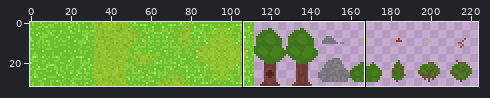
Pixel-art file -- graphics/tile_forest_ground.aseprite. Above: a wide view before the commit, with the close-up outlined.
Close-up. Earlier state:
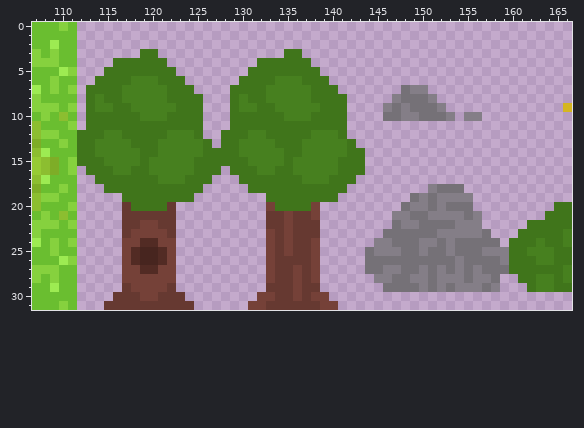
224x32 pixels, 1 frame. Shown: x 107..166, y 0..31.
New version:
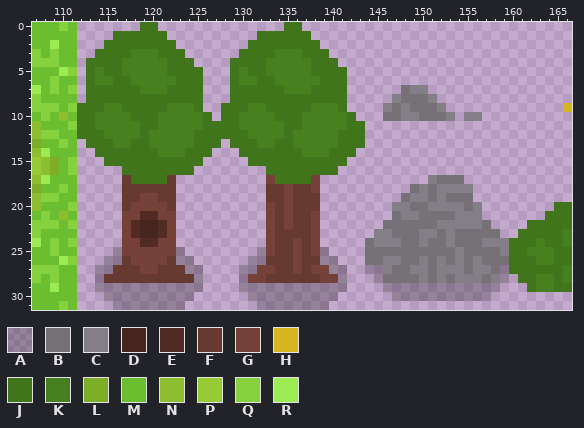
Palette (. is transparent): A #0000003e  B #757177  C #847e87  D #47251f  E #522b24  F #663931  G #754138  H #d5b621  J #40751b  K #47801f  L #7ead27  M #6abe30  N #8cbe30  P #96cb34  Q #86d13e  R #9deb52
Diff:
Changed rows in their new state; - is an unchanged pixel.
first column x 112:
 0 -------JJ--------------JJ-----------------------
 1 ----JJJJJJ----------JJJJJJ----------------------
 2 ---JJJJJJJJ--------JJJJJJJJ---------------------
 3 --JJJJKKKJJJ------JJJJKKKJJJ--------------------
 4 -JJJ-KKKKKJJJ----JJJ-KKKKKJJJ-------------------
 5 -JK--KKKKK-JJJ---JK--KKKKK-JJJ------------------
 6 -JKK-----KK-JJ---JKK-----KK-JJ------------------
 7 -----JJ------J-------JJ------J------------------
 8 --J--JJJJJ--------J--JJJJJ----------------------
 9 J-J-K-JJJJ-KK---J-J-K-JJJJ-KK-------------------
10 J-KKKK-JJ-KKKKJ-J-KKKK-JJ-KKKKJ-----------------
11 J-KKKKK--KKKKKJJJ-KKKKK--KKKKKJJ----------------
12 -----KK-KK----JJ-----KK-KK----JJ----------------
13 .-JJ----K----J-J.-JJ----K----J-J----------------
14 ..JJJJJ-----JJ-...JJJJJ-----JJ-.----------------
15 ...JJJJ-JJJJJ-.....JJJJ-JJJJJ-..----------------
16 -....J--JJJJJ...-....J--JJJJJ...----------------
17 --...F---JF....---...G---JG....--------CBBB-----
18 ---..FFFFFF...-----..FFGFFG...-------BCBCCCC----
19 -----FFGGFF..--------FFGFFF..-------BC---BBB----
20 ------GGGG------------FGFFF--------CCBBC-CC-C---
21 -----GGEEGG----------G-------------B-C-BBB-C----
22 -----GEDDEG----------G----G-------B-BB--CC---B--
23 -----GEDDEG------------F--G------CC---CCB-BBB-B-
24 -----------------------FG-------B--C---B-----CCC
25 ----A-GGGG-A--------A--FG--A-----BBB--B--BC--BB-
26 ---AAFGGGGFAA------AAF--G-FAA-----CC--C-C---C--B
27 --AAFFFGGFFFAA----AAG------GAA--AA-B-C---C---C-A
28 --AFFFFFFFFFFA----AGGF--F-FGGA---AB--B---B-C-BCA
29 --AAAAAAAAAAAA----AAAAAAAAAAAA----AAAAAAAAAAAAA-
30 ---AAAAAAAAAA------AAAAAAAAAA------AAAAAAAAAAA--
31 ---.AAAAAAAA.------.AAAAAAAA.-------------------
